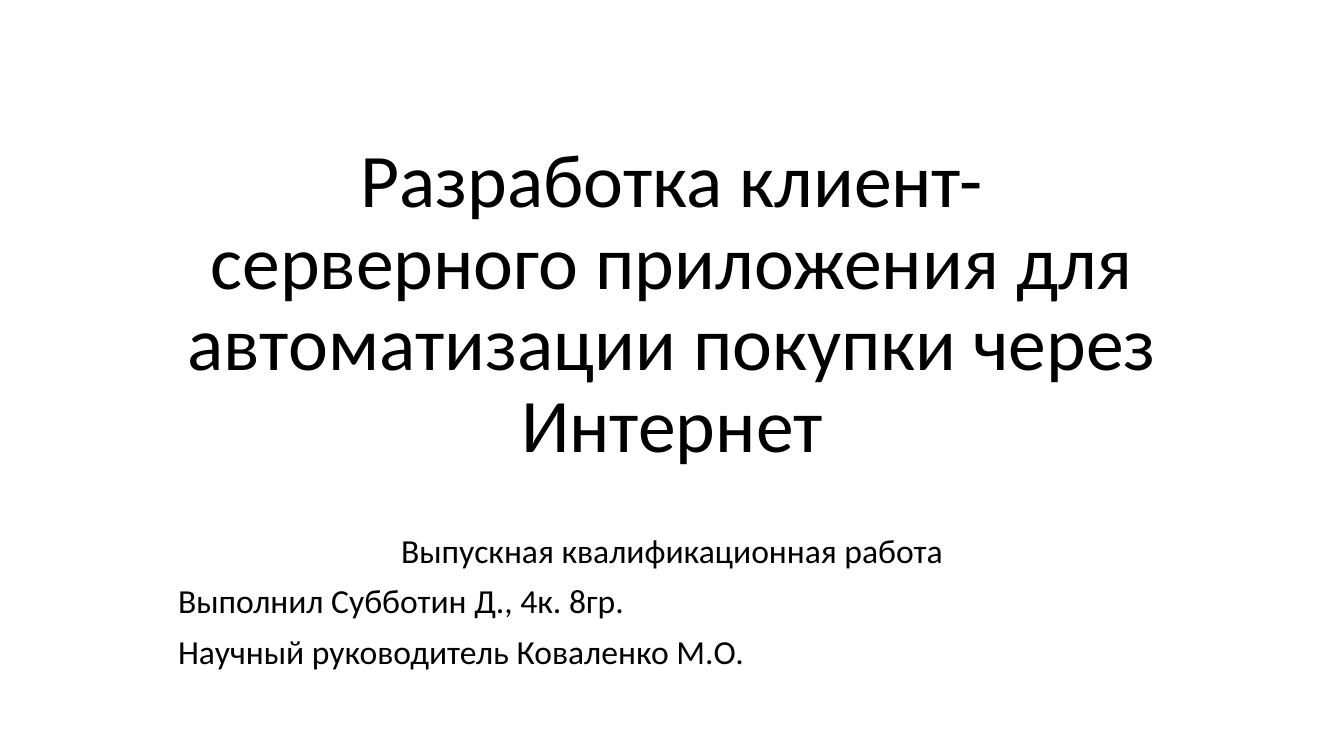
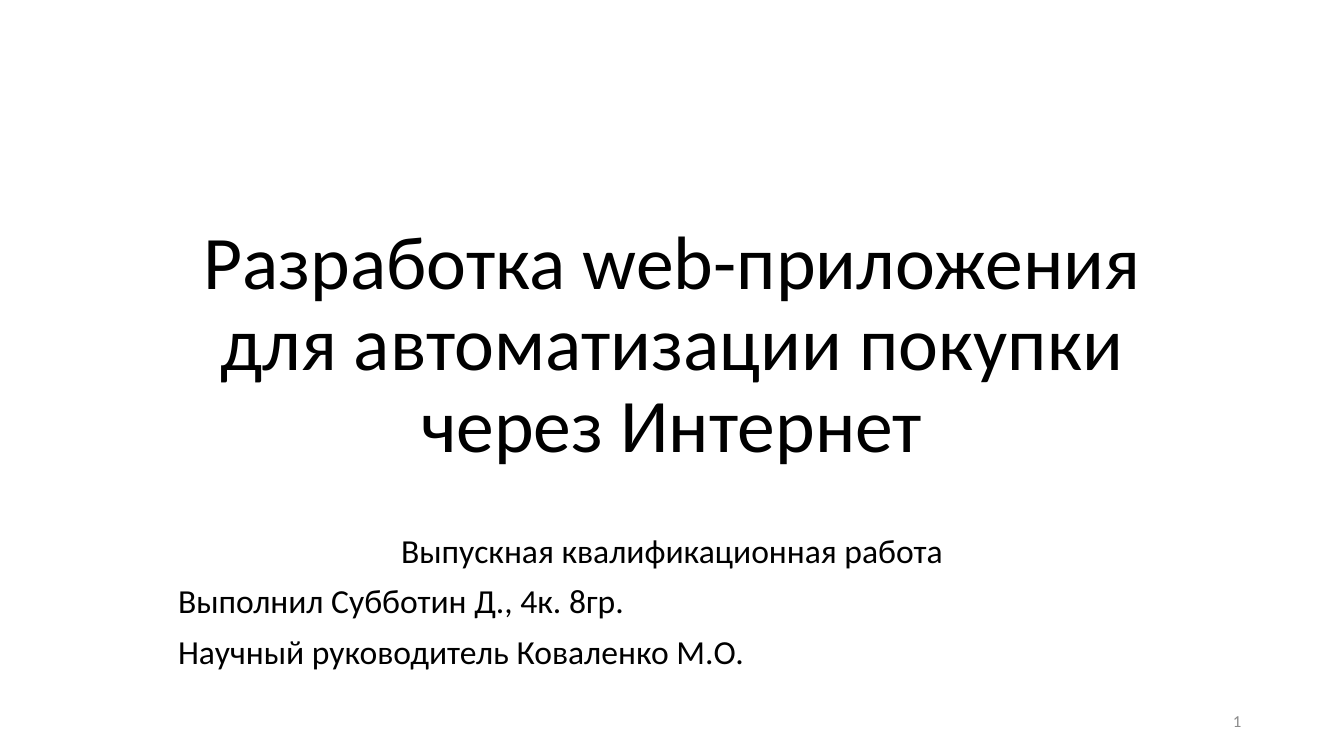
Before and after one commit to sd710/LastWorkDocuments, a slide deck: slide 1 of Subbotin_Present.pptx. Drawn at 1344x756 pixels with LibreOffice and Linux fonts; fonts in the diff are those of the drawing. Boxes give left, top, right and bottom in pixels: in the first picture for what was removed or moved away, otherwise in the second. Text is boxed around its words. In the diff, an @@ line names an element or a change of style, - is before the commit and + after.

```diff
--- a/Subbotin_Present.pptx
+++ b/Subbotin_Present.pptx
@@ title at [204, 236, 1140, 465]: text changed @@
-Разработка клиент-серверного приложения для автоматизации покупки через Интернет
+Разработка web-приложения для автоматизации покупки через Интернет
@@ page number added at [1233, 716, 1241, 727], 12 pt, text #8C8C8C @@
+1
```
Also in this commit, not shown: 14 other slides changed, 4 slides added, 1 slide removed, 5 other files.
